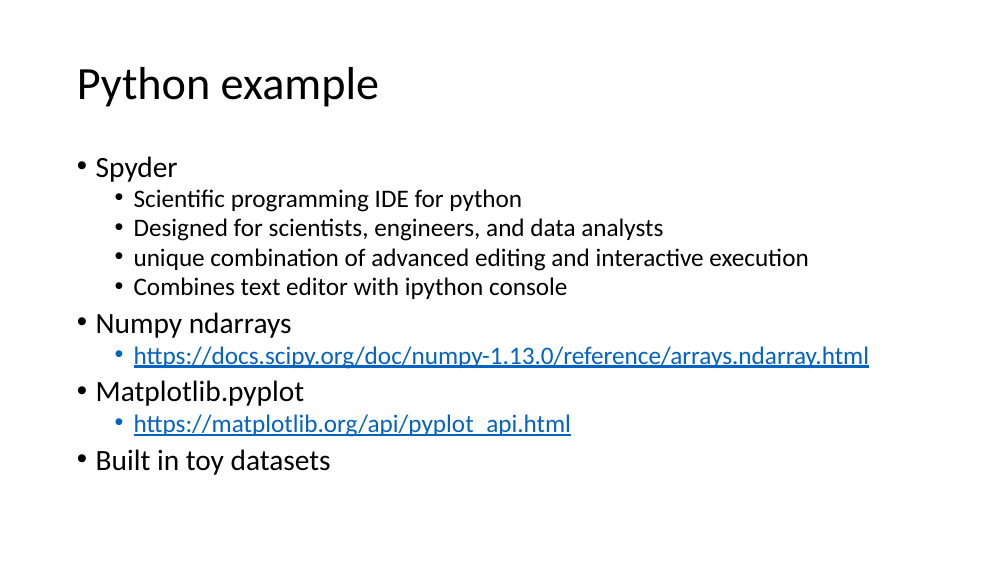
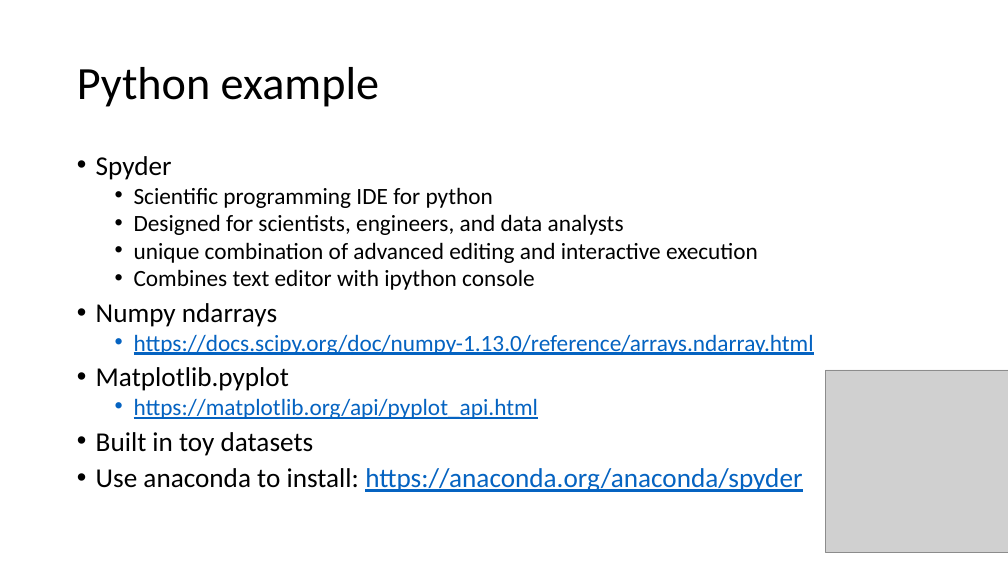
Before and after one commit to russellu/cs405, a slide deck: slide 17 of Lecture_02.pptx. Drawn at 1008x567 pixels with LibreOffice and Linux fonts; fonts in the diff are those of the drawing; grey boxes stand for pictures. Boxes give left, top, right and bottom in pixels: in the first picture for what was removed or moved away, otherwise in the second. Text is boxed around its words. In the diff, an @@ line names an element or a change of style, - is before the commit and + after.

```diff
--- a/Lecture_02.pptx
+++ b/Lecture_02.pptx
@@ text at bbox=[96, 156, 814, 456]: size 28 to 25.9 pt in "Spyder", "Numpy ndarrays", "Matplotlib.pyplot", "Built in toy datasets"; size 24 to 22.2 pt in "Scientific programming IDE for python", "Designed for scientists, engineers, and data analysts", "unique combination of advanced editing and interactive ...", "Combines text editor with ipython console" and 2 more places @@
@@ picture added at bbox=[826, 370, 1008, 552] @@
@@ text at bbox=[96, 468, 802, 492]: paragraph added @@
+• Use anaconda to install: https://anaconda.org/anaconda/spyder
```
Also in this commit, not shown: 10 other slides changed, 1 slide added, 2 slides removed, 1 other file.
